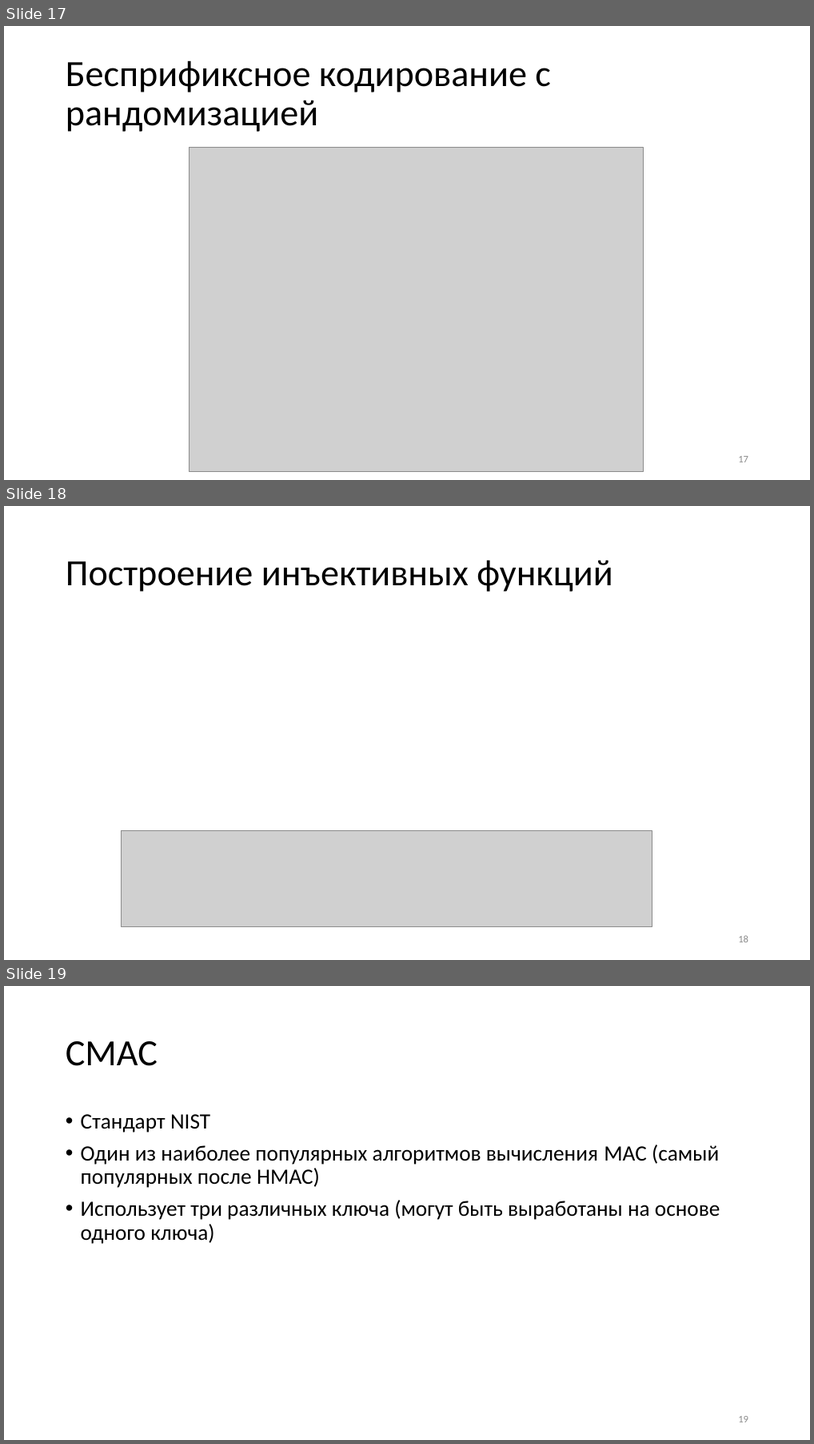
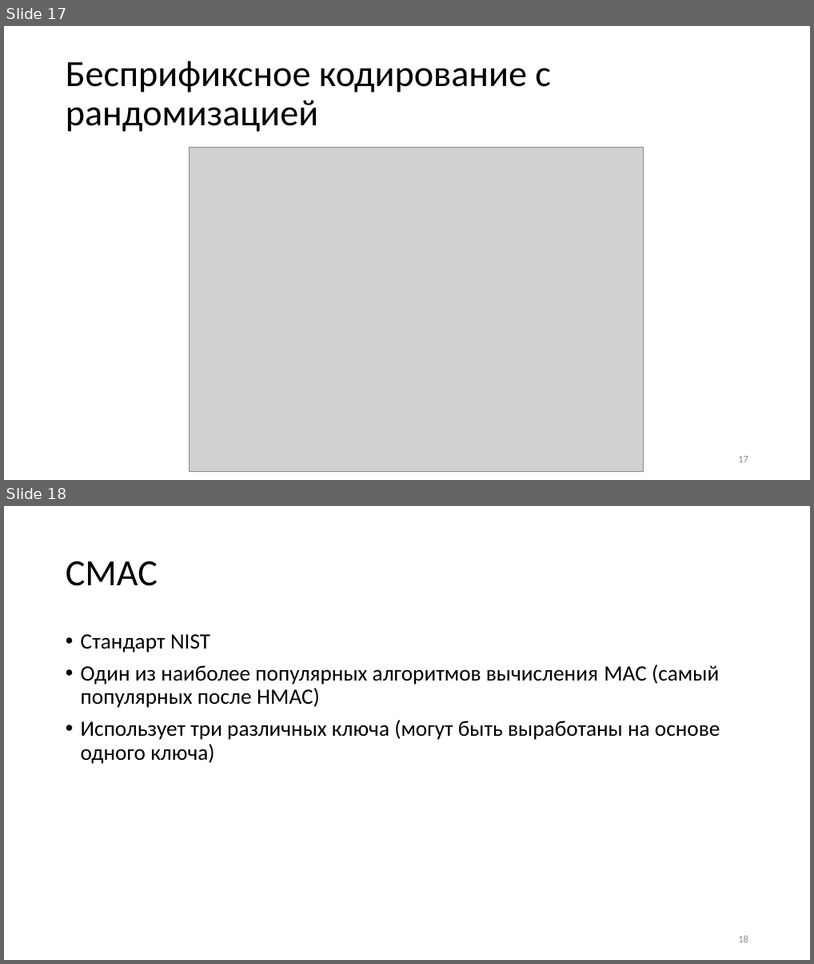
Before and after one commit to CryptoCourse/CryptoLectures, a slide deck: Lectures/MACsLite.pptx. Shown one above the other, each under a label of ours: slides 17, 18 and 19 before the commit, slides 17 and 18 after it. The pictures are 814x1444 and 814x964 pixels, drawn with LibreOffice and Linux fonts; fonts in the diff are those of the drawing; grey boxes stand for pictures. Boxes give left, top, right and bottom in pixels: in the first picture for what was removed or moved away, otherwise in the second. Text is boxed around its words. In the diff, an @@ line names an element or a change of style, - is before the commit and + after.

```diff
--- a/Lectures/MACsLite.pptx
+++ b/Lectures/MACsLite.pptx
@@ slide 18 removed at (4,506,810,960), background #FFFFFF @@
@@ title removed at (66,560,613,592) @@
-Построение инъективных функций
@@ picture removed at (122,830,652,927) @@
@@ page number removed at (738,935,749,942) @@
-18
@@ what was slide 19 is now slide 18 @@
```
Also in this commit, not shown: 2 slides changed.
